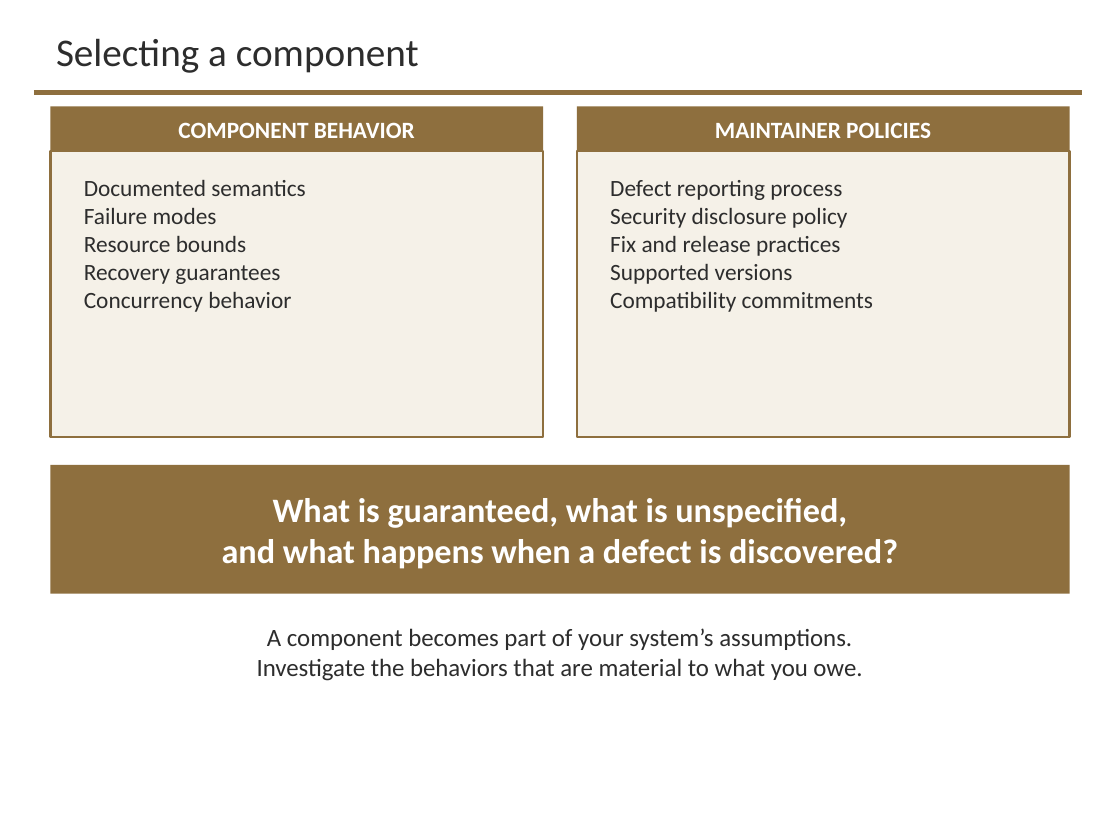
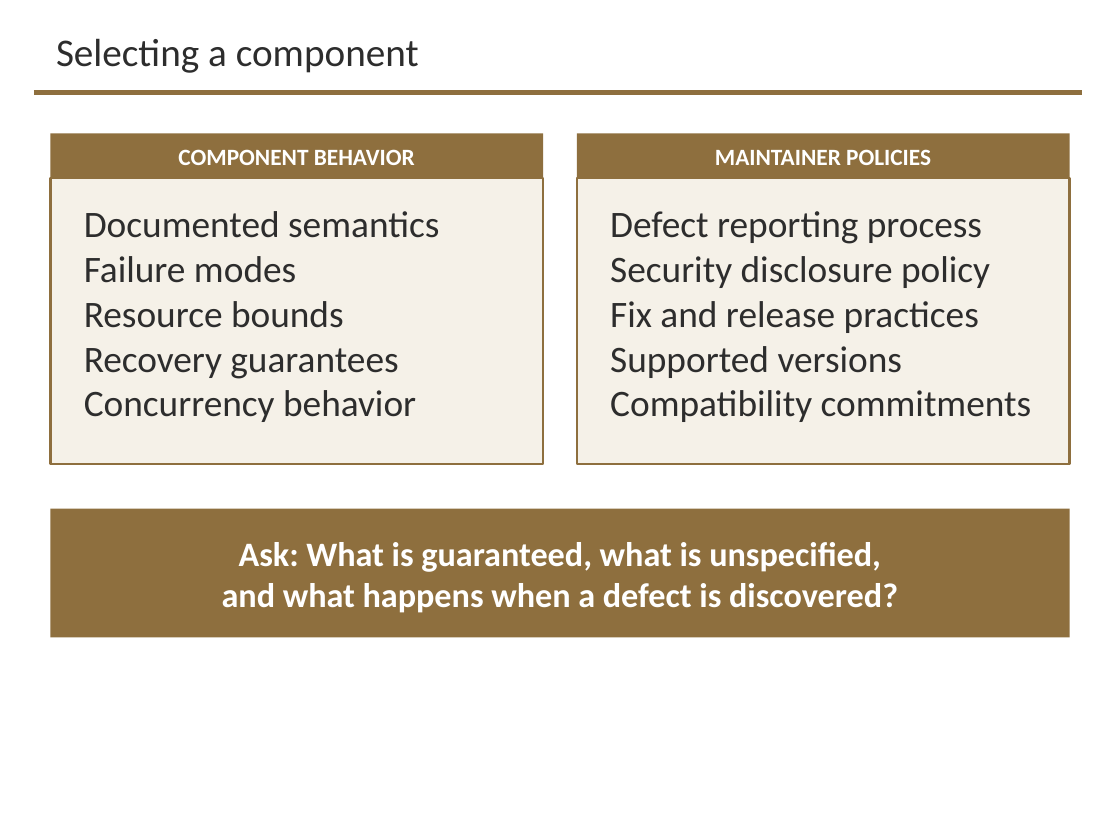
Before and after one commit to davisjam/model-based-agentic-software-engineering, a slide deck: slide 26 of course/lectures/act-3-software-in-the-world/04-performance-and-reliability/3-4-Performance-and-Reliability-2-Reliability-Engineering.pptx (slide 28 before the commit). Drawn at 1120x840 pixels with LibreOffice and Linux fonts; fonts in the diff are those of the drawing; background and template pictures are left out. Boxes give left, top, right and bottom in pixels: in the first picture for what was removed or moved away, otherwise in the second. Text is boxed around its words. In the diff, an @@ line names an element or a change of style, - is before the commit and + after.

```diff
--- a/course/lectures/act-3-software-in-the-world/04-performance-and-reliability/3-4-Performance-and-Reliability-2-Reliability-Engineering.pptx
+++ b/course/lectures/act-3-software-in-the-world/04-performance-and-reliability/3-4-Performance-and-Reliability-2-Reliability-Engineering.pptx
@@ 4 rectangles: place and size @@
-4 rectangles at <box>50,106,1070,437</box>
+4 rectangles at <box>50,133,1070,464</box>
@@ text "Documented semantics": place and size @@
-text "Documented semantics" at <box>84,180,305,312</box>
+text "Documented semantics" at <box>84,211,439,422</box>
@@ text "Documented semantics" at <box>84,211,439,422</box>: size 15 to 24 pt @@
@@ text "Defect reporting process" at <box>610,211,1032,422</box>: size 15 to 24 pt @@
@@ text "Defect reporting process": place and size @@
-text "Defect reporting process" at <box>610,180,873,312</box>
+text "Defect reporting process" at <box>610,211,1032,422</box>
@@ rectangle "Ask: What is guaranteed, what ...": place and size @@
-rectangle "Ask: What is guaranteed, what ..." at <box>50,465,1070,594</box>
+rectangle "Ask: What is guaranteed, what ..." at <box>50,508,1070,637</box>
@@ text in rectangle at <box>239,542,881,572</box>: text changed @@
-What is guaranteed, what is unspecified,
+Ask: What is guaranteed, what is unspecified,
@@ text removed at <box>257,628,862,681</box> @@
-A component becomes part of your system’s assumptions.
-Investigate the behaviors that are material to what you owe.
```
Also in this commit, not shown: 19 other slides changed, 7 slides added, 52 slides removed.
